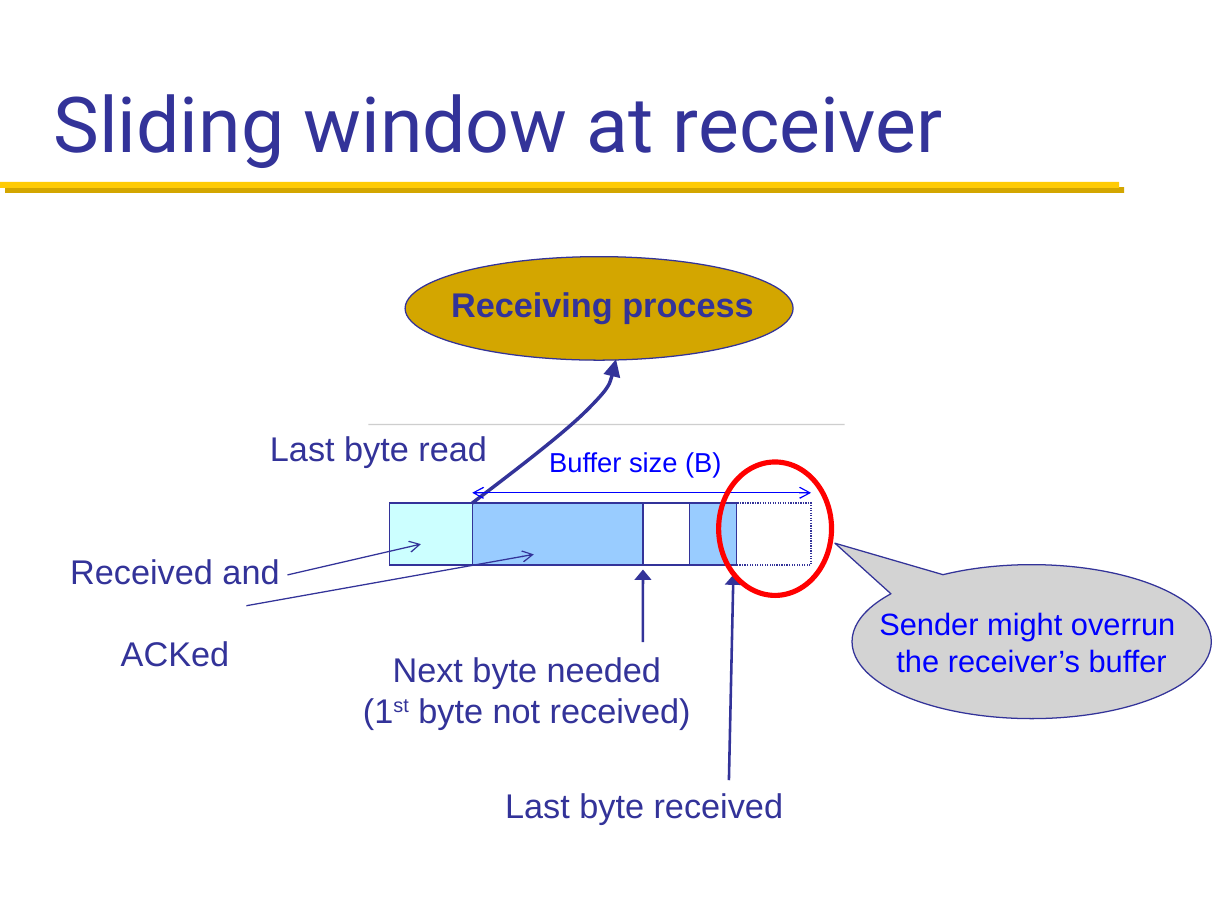
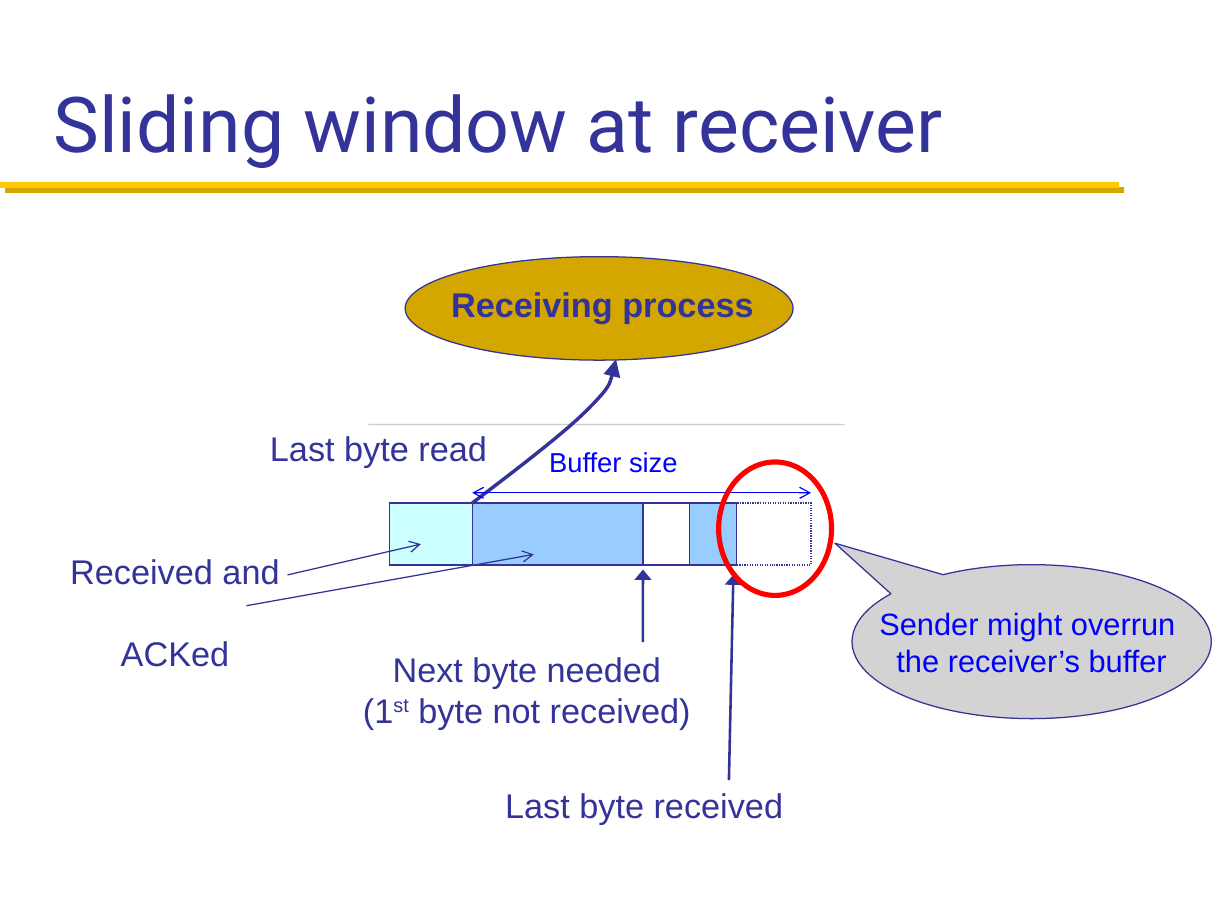
Before and after one commit to henryhxu/CSCI4430-ESTR4120, a slide deck: slide 10 of lecture/lec8.pptx. Drawn at 1232x924 pixels with LibreOffice and Linux fonts; fonts in the diff are those of the drawing. Boxes give left, top, right and bottom in pixels: in the first picture for what was removed or moved away, otherwise in the second. Text is boxed around its words. In the diff, an @@ line names an element or a change of style, - is before the commit and + after.

Commit message:
lec8 updated

```diff
--- a/lecture/lec8.pptx
+++ b/lecture/lec8.pptx
@@ text at (549,452,678,473): text changed @@
-Buffer size (B)
+Buffer size
```
Also in this commit, not shown: 1 other slide changed, 1 slide removed.
